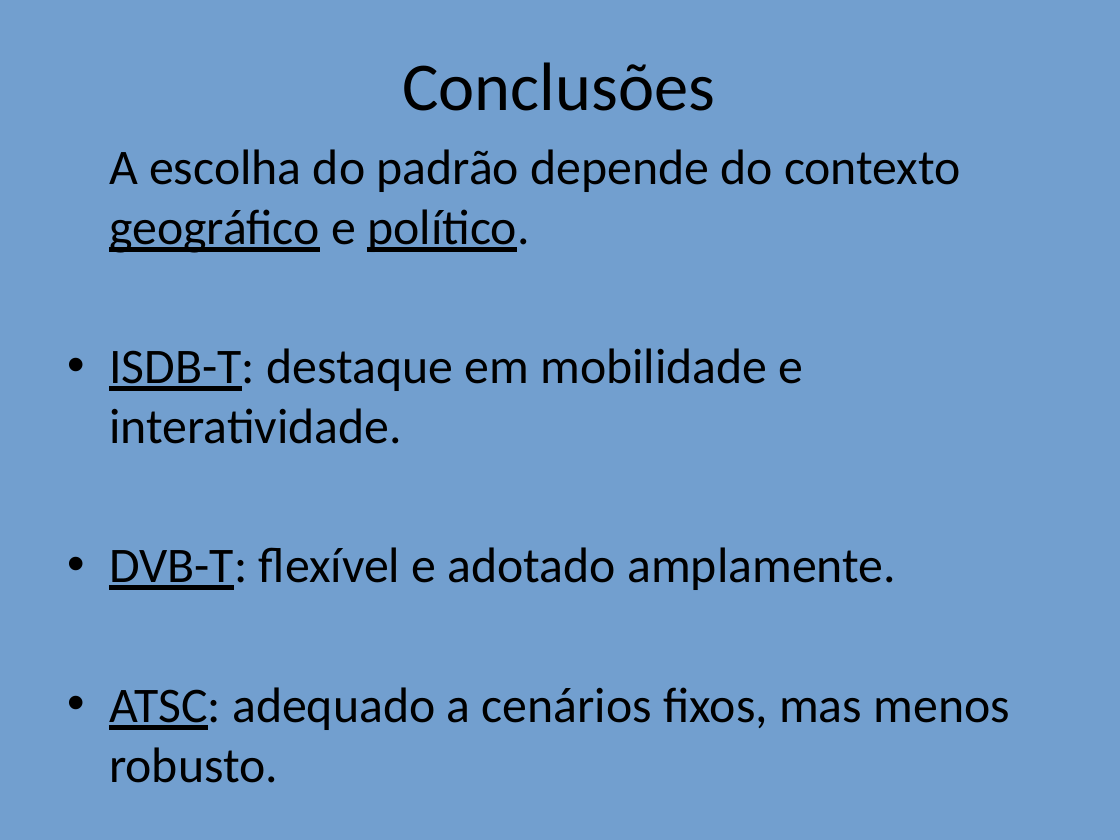
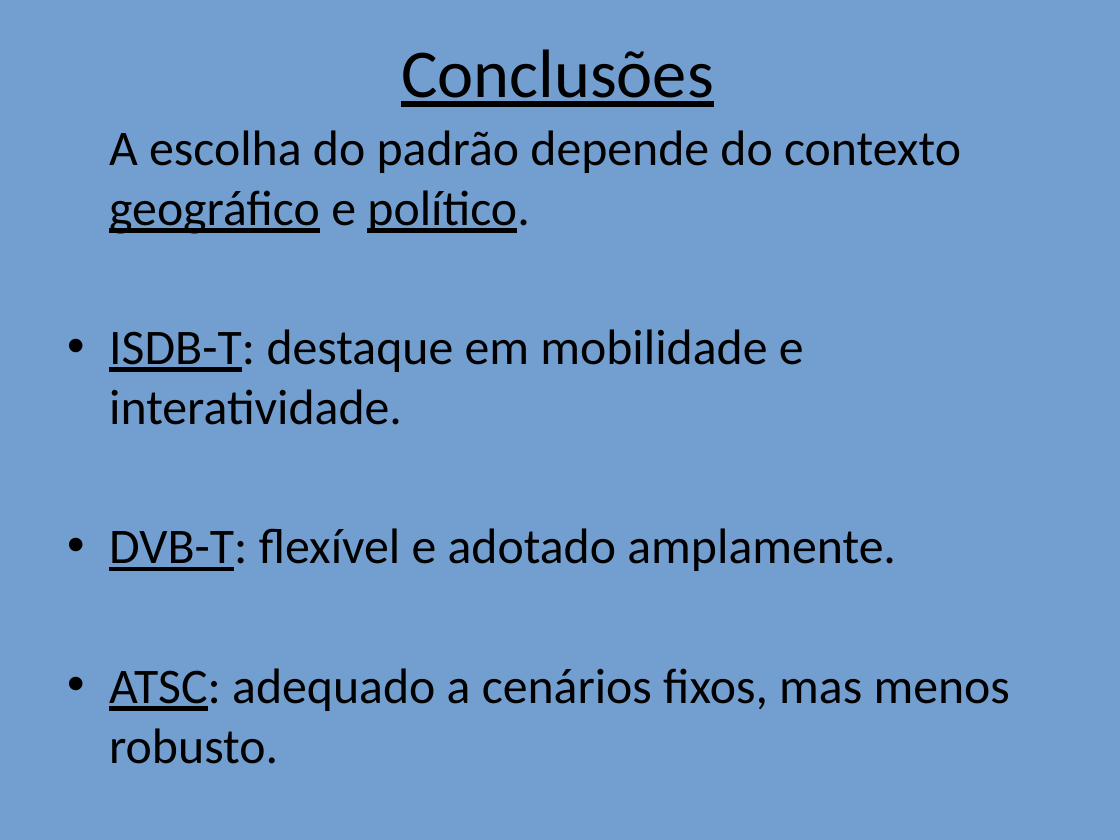
Before and after one commit to alenior/IFCE, a slide deck: slide 12 of P7/TV DIGITAL/Comparacao_TV_Digital_Com_Imagens.odp. Drawn at 1120x840 pixels with LibreOffice and Linux fonts; fonts in the diff are those of the drawing. Boxes give left, top, right and bottom in pixels: in the first picture for what was removed or moved away, otherwise in the second. Text is boxed around its words. In the diff, an @@ line names an element or a change of style, - is before the commit and + after.

```diff
--- a/P7/TV DIGITAL/Comparacao_TV_Digital_Com_Imagens.odp
+++ b/P7/TV DIGITAL/Comparacao_TV_Digital_Com_Imagens.odp
@@ title "Conclusões" moved from (x1=402, y1=62, x2=715, y2=111) to (x1=401, y1=49, x2=714, y2=107) @@
@@ title "Conclusões" at (x1=401, y1=49, x2=714, y2=107): underline on @@
@@ text "A escolha do padrão depende ..." moved from (x1=109, y1=149, x2=1010, y2=783) to (x1=109, y1=130, x2=1010, y2=764) @@
```
Also in this commit, not shown: 12 other slides changed, 1 slide added, 6 other files.
